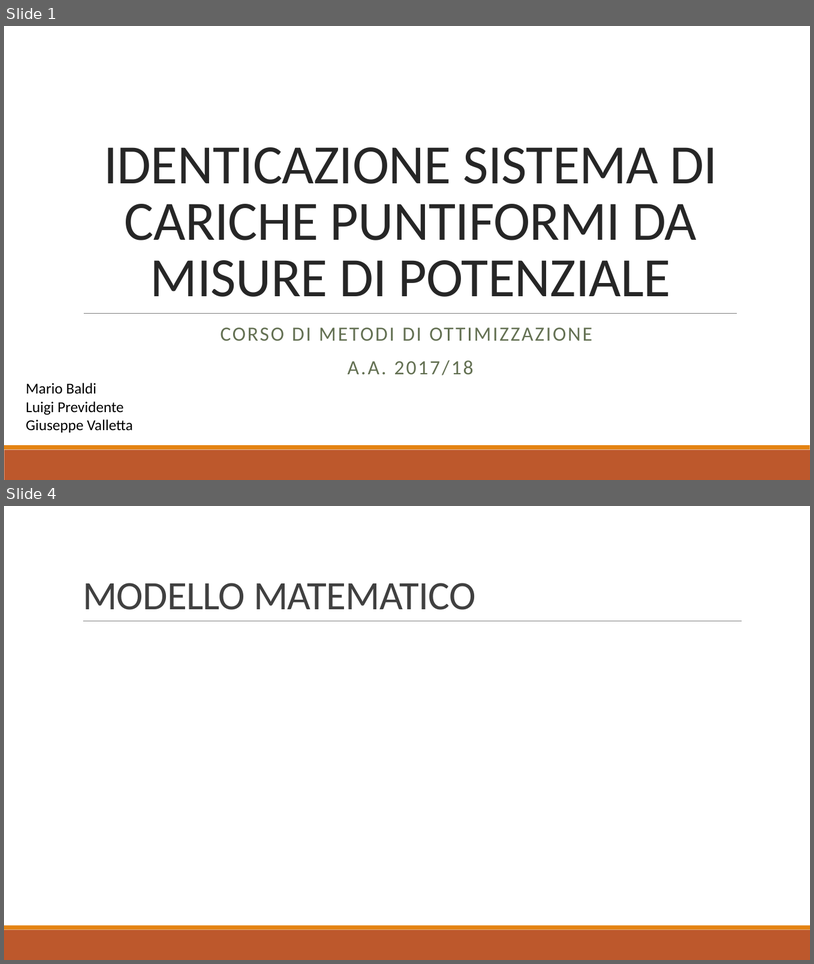
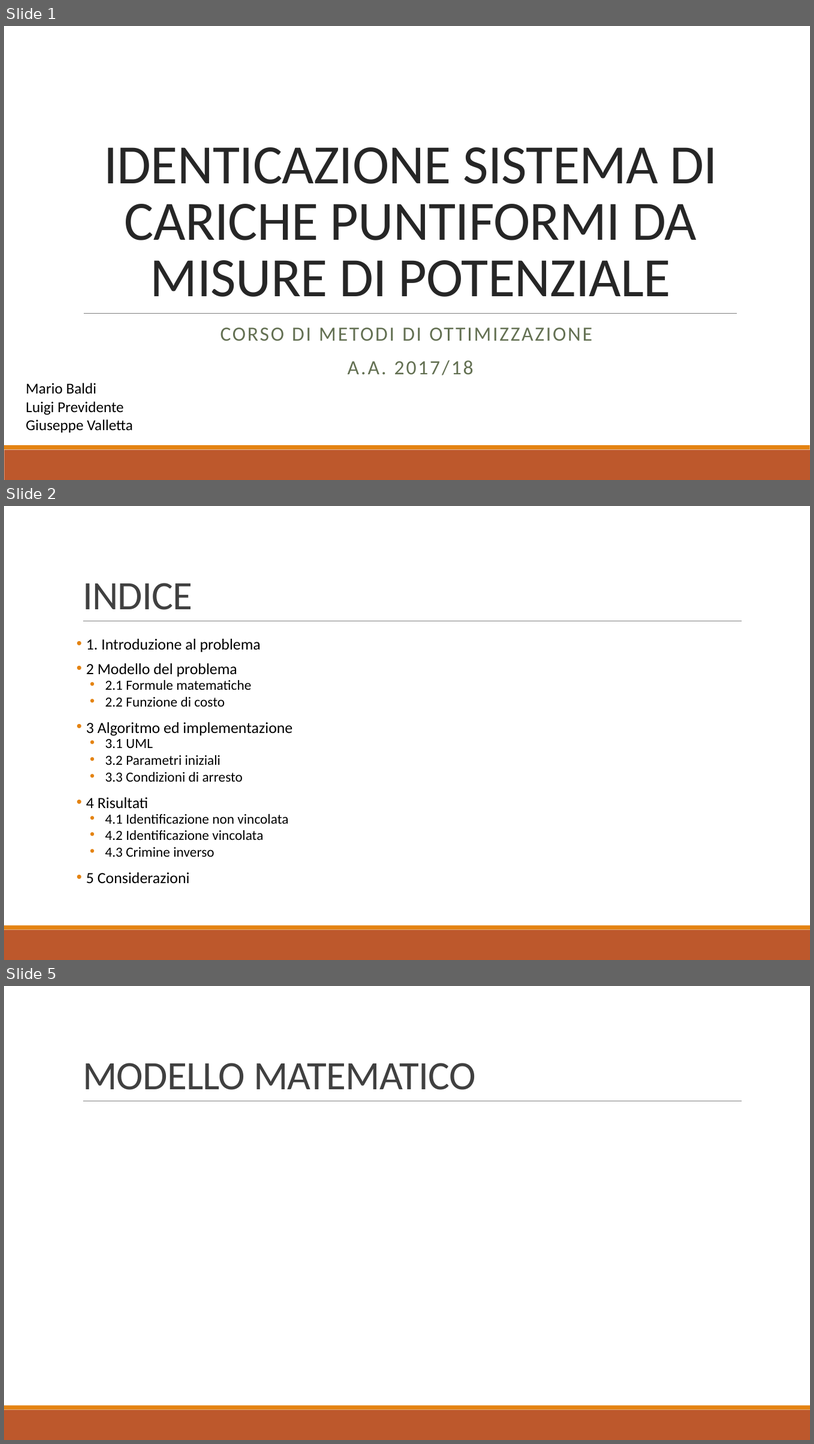
Before and after one commit to baldimario/Simplex, a slide deck: IDENTICAZIONE SISTEMA DI CARICHE PUNTIFORMI DA MISURE DI.pptx. Shown one above the other, each under a label of ours: slides 1 and 4 before the commit, slides 1, 2 and 5 after it; the slides between them are not shown. The pictures are 814x964 and 814x1444 pixels, drawn with LibreOffice and Linux fonts; fonts in the diff are those of the drawing; grey boxes stand for pictures. Boxes give left, top, right and bottom in pixels: in the first picture for what was removed or moved away, otherwise in the second. Text is boxed around its words. In the diff, an @@ line names an element or a change of style, - is before the commit and + after.

```diff
--- a/IDENTICAZIONE SISTEMA DI CARICHE PUNTIFORMI DA MISURE DI.pptx
+++ b/IDENTICAZIONE SISTEMA DI CARICHE PUNTIFORMI DA MISURE DI.pptx
@@ slide 2 added at (4,506,810,960), background #FFFFFF; not listed: 3 template elements that a slide beside it also shows @@
@@ title added at (83,583,193,610), 48 pt, text #404040 @@
+INDICE
@@ text added at (86,639,293,883), 16.6 pt, text #000000 @@
+• 1. Introduzione al problema
+• 2 Modello del problema
+  • 2.1 Formule matematiche
+  • 2.2 Funzione di costo
+• 3 Algoritmo ed implementazione
+  • 3.1 UML
+  • 3.2 Parametri iniziali
+  • 3.3 Condizioni di arresto
+• 4 Risultati
+  • 4.1 Identificazione non vincolata
+  • 4.2 Identificazione vincolata
+  • 4.3 Crimine inverso
+• 5 Considerazioni
@@ what was slide 4 is now slide 5 @@
```
Also in this commit, not shown: 4 slides changed, 3 other slides added, 3 slides removed.
